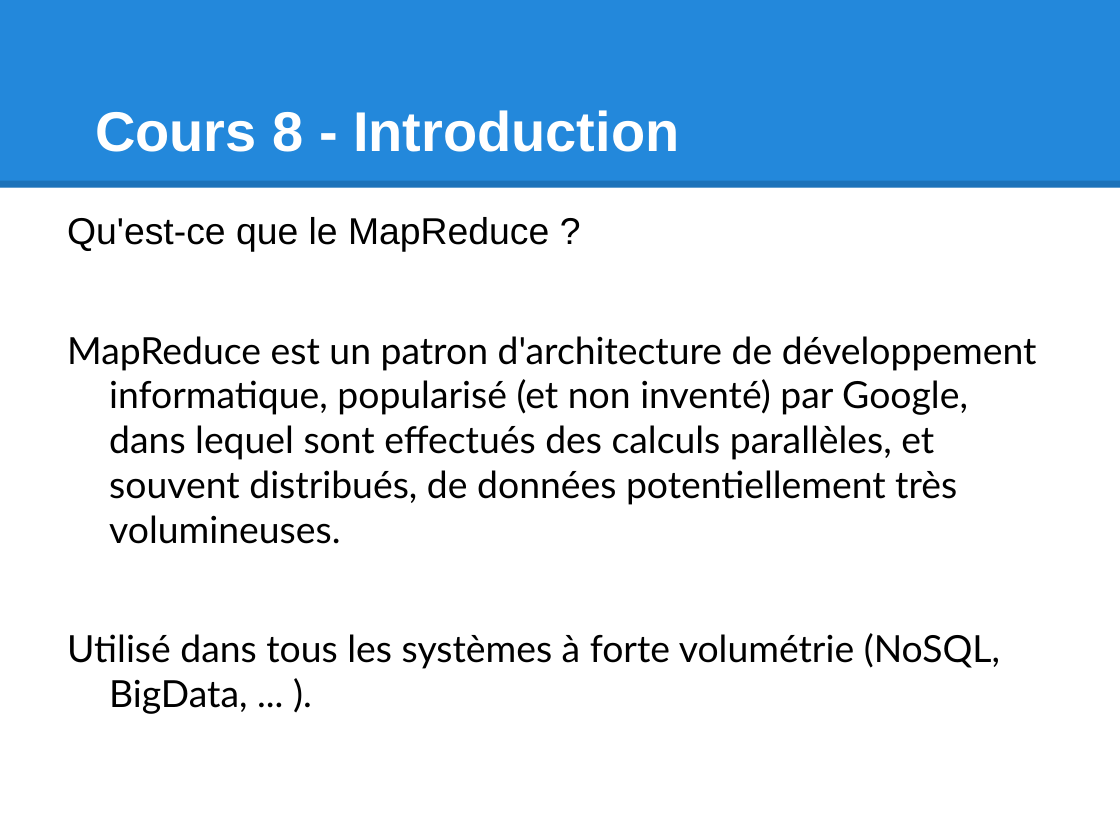
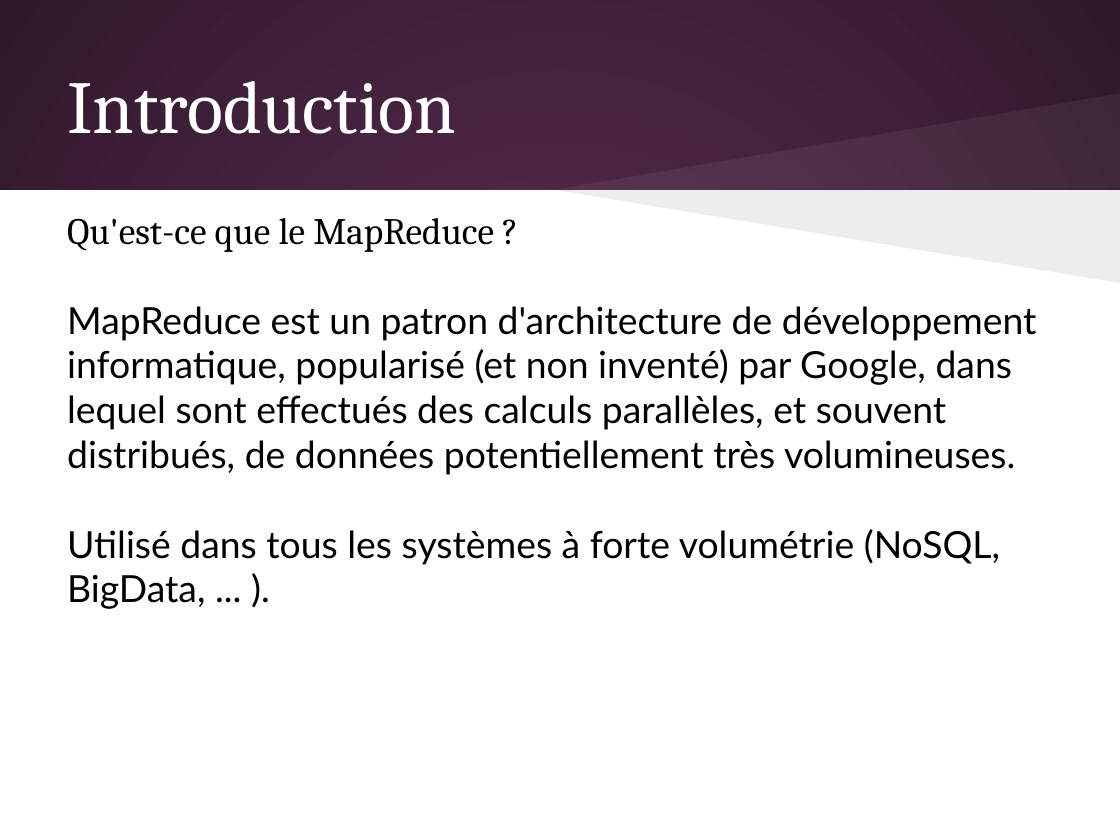
Before and after one commit to olivier-pitton/dant, a slide deck: slide 71 of mongodb/Cours_NoSQL.pptx. Drawn at 1120x840 pixels with LibreOffice and Linux fonts; fonts in the diff are those of the drawing. Boxes give left, top, right and bottom in pixels: in the first picture for what was removed or moved away, otherwise in the second. Text is boxed around its words. In the diff, an @@ line names an element or a change of style, - is before the commit and + after.

```diff
--- a/mongodb/Cours_NoSQL.pptx
+++ b/mongodb/Cours_NoSQL.pptx
@@ background #FFFFFF to gradient #592D50 to #30182B @@
@@ rectangle removed at [0, 0, 1120, 188] @@
@@ title "Introduction" at [67, 81, 456, 134]: vertical alignment bottom to middle @@
@@ title at [67, 81, 456, 134]: text changed; size 36 to 48 pt; font Arial to Cambria; bold off @@
-Cours 8 - Introduction
+Introduction
@@ freeform shape added at [554, 93, 1120, 189], fill #FFFFFF at 6% opacity @@
@@ line removed from (0, 184) to (1120, 184) @@
@@ rectangle added at [0, 190, 1120, 840], fill #FFFFFF @@
@@ text "Qu'est-ce que le MapReduce ?" at [67, 218, 1037, 609]: font Arial to Cambria in "Qu'est-ce que le MapReduce ?"; highlight none to #FFFFFF in "MapReduce est un patron d'architecture de développement ..."; indent changed; less space between paragraphs @@
@@ freeform shape added at [554, 189, 1120, 282], fill #000000 at 7% opacity @@
```
Also in this commit, not shown: 79 other slides changed, 1 other file.
